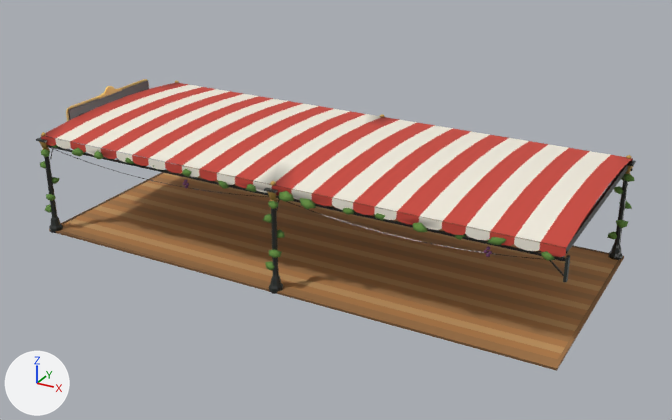
The glTF model client/assets/plaza3/pav_cardveranda.glb, before and after one commit.
Both versions are drawn from a 50 mm camera at (10.49, -18.64, 10.32) aimed at (0.32, -0.15, 1.08). Lighting does not change. The marker at lower left points along +X, +Y and +Z. The older version comes first. Vertices at exactly the same position are counted once.

Script lines for the objects in view, before the commit:
```python
me_static_cardveranda = bpy.data.meshes.new('static_cardveranda')
me_static_cardveranda.from_pydata(...)  # 3589 vertices, 5788 faces; spans x -6.92..6.83, y -2.93..2.93, z 0.0..3.21
# faces by material slot: [2588, 3200]
me_static_cardveranda.materials.append(mat_p3_matte)
me_static_cardveranda.materials.append(mat_p3_gloss)
ob_static_cardveranda = bpy.data.objects.new('static_cardveranda', me_static_cardveranda)
ob_static_cardveranda.location = (0.0, 0.0, 0.0)
```
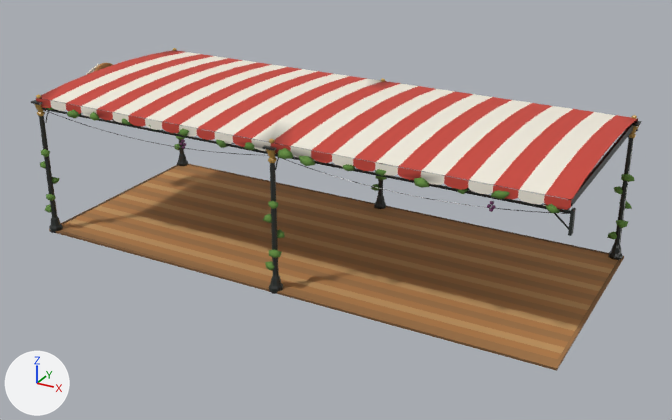
Where the change shows, as pixel boxes (x1, y1, x2, y2) in the pictures (672 x 420 px; the box of a moved part takes in the faces that stretch with it):
```json
{"object": "static_cardveranda", "change": "reshaped", "before": [36, 79, 636, 371], "after": [31, 48, 641, 371], "on screen": "11% taller"}
{"part": 1, "of": "me_static_cardveranda", "change": "moved or reshaped", "before": [45, 83, 632, 248], "after": [41, 50, 638, 200]}
{"part": 2, "of": "me_static_cardveranda", "change": "moved or reshaped", "before": [41, 136, 566, 257], "after": [36, 98, 571, 209]}
{"part": 3, "of": "me_static_cardveranda", "change": "moved or reshaped", "before": [47, 136, 632, 248], "after": [41, 98, 636, 200]}
{"part": 4, "of": "me_static_cardveranda", "change": "moved or reshaped", "before": [45, 136, 566, 255], "after": [44, 99, 568, 200]}
{"part": 5, "of": "me_static_cardveranda", "change": "moved or reshaped", "before": [72, 148, 86, 157], "after": [67, 109, 81, 118]}
{"part": 6, "of": "me_static_cardveranda", "change": "moved or reshaped", "before": [94, 151, 104, 159], "after": [90, 112, 100, 121]}
{"part": 7, "of": "me_static_cardveranda", "change": "moved or reshaped", "before": [125, 158, 135, 164], "after": [122, 119, 132, 125]}
{"part": 8, "of": "me_static_cardveranda", "change": "moved or reshaped", "before": [182, 169, 192, 177], "after": [179, 128, 189, 137]}
{"part": 9, "of": "me_static_cardveranda", "change": "moved or reshaped", "before": [218, 181, 230, 189], "after": [216, 140, 228, 148]}
{"part": 10, "of": "me_static_cardveranda", "change": "moved or reshaped", "before": [245, 181, 257, 192], "after": [244, 139, 257, 150]}
{"part": 11, "of": "me_static_cardveranda", "change": "moved or reshaped", "before": [279, 191, 294, 202], "after": [278, 148, 293, 159]}
{"part": 12, "of": "me_static_cardveranda", "change": "deleted", "before": [36, 80, 636, 282]}
{"part": 13, "of": "me_static_cardveranda", "change": "built on", "before": [39, 79, 633, 276], "after": [31, 48, 641, 276]}
```

Edits to the scene script, one JSON object a line:
```json
{"block": "me_static_cardveranda", "where": "# used by ob_static_cardveranda; location = (0.0, 0.0, 0.0)"}
{"op": "remove", "block": "me_static_cardveranda", "code": "me_static_cardveranda.from_pydata(...)  # 3589 vertices, 5788 faces; spans x -6.92..6.83, y -2.93..2.93, z 0.0..3.21"}
{"op": "add", "block": "me_static_cardveranda", "code": "me_static_cardveranda.from_pydata(...)  # 3599 vertices, 5822 faces; spans x -7.18..6.83, y -2.93..2.93, z 0.0..3.83"}
{"block": "me_static_cardveranda", "change": "me_static_cardveranda part 1: the loose piece of 168 vertices spanning x -6.7..6.68, y -2.73..2.73, z 2.64..2.8 is moved by (0.0, 0.0, 0.98)"}
{"block": "me_static_cardveranda", "change": "me_static_cardveranda part 2: the loose piece of 137 vertices spanning x -6.7..6.68, y -2.75, z 2.41..2.63 is moved by (0.0, 0.0, 0.98)"}
{"block": "me_static_cardveranda", "change": "me_static_cardveranda part 3: the loose piece of 168 vertices spanning x -6.7..6.68, y -2.73..2.73, z 2.63..2.79 is moved by (0.0, 0.0, 0.98)"}
{"block": "me_static_cardveranda", "change": "me_static_cardveranda part 4: the loose piece of 137 vertices spanning x -6.7..6.68, y -2.75, z 2.41..2.63 is moved by (0.0, 0.0, 0.98)"}
{"block": "me_static_cardveranda", "change": "me_static_cardveranda part 5: the loose piece of 12 vertices spanning x -5.63..-5.32, y -2.9..-2.59, z 2.29..2.53 is moved by (0.0, 0.0, 0.98)"}
{"block": "me_static_cardveranda", "change": "me_static_cardveranda part 6: the loose piece of 12 vertices spanning x -4.94..-4.67, y -2.87..-2.66, z 2.34..2.57 is moved by (0.0, 0.0, 0.98)"}
{"block": "me_static_cardveranda", "change": "me_static_cardveranda part 7: the loose piece of 12 vertices spanning x -4.05..-3.68, y -2.8..-2.52, z 2.35..2.56 is moved by (0.0, 0.0, 0.98)"}
{"block": "me_static_cardveranda", "change": "me_static_cardveranda part 8: the loose piece of 12 vertices spanning x -2.32..-2.0, y -2.83..-2.57, z 2.35..2.61 is moved by (0.0, 0.0, 0.98)"}
{"block": "me_static_cardveranda", "change": "me_static_cardveranda part 9: the loose piece of 12 vertices spanning x -1.35..-0.99, y -2.81..-2.51, z 2.24..2.51 is moved by (0.0, 0.0, 0.98)"}
{"block": "me_static_cardveranda", "change": "me_static_cardveranda part 10: the loose piece of 12 vertices spanning x -0.57..-0.2, y -2.8..-2.5, z 2.31..2.62 is moved by (0.0, 0.0, 0.98)"}
{"block": "me_static_cardveranda", "change": "me_static_cardveranda part 11: the loose piece of 12 vertices spanning x 0.35..0.71, y -2.9..-2.62, z 2.34..2.58 is moved by (0.0, 0.0, 0.98)"}
{"block": "me_static_cardveranda", "change": "me_static_cardveranda part 12: 72 loose pieces with 1124 vertices, spanning x -6.92..6.75, y -2.93..2.85, z 1.93..3.16, are deleted"}
{"block": "me_static_cardveranda", "change": "me_static_cardveranda part 13: 727 vertices removed from x -6.89..6.73, y -2.83..2.83, z 2.17..3.21; 1861 vertices added at x -7.18..6.75, y -2.93..2.85, z 2.78..3.83"}
{"block": "me_static_cardveranda", "change": "other edits to the shape of me_static_cardveranda do not show in these pictures"}
```
